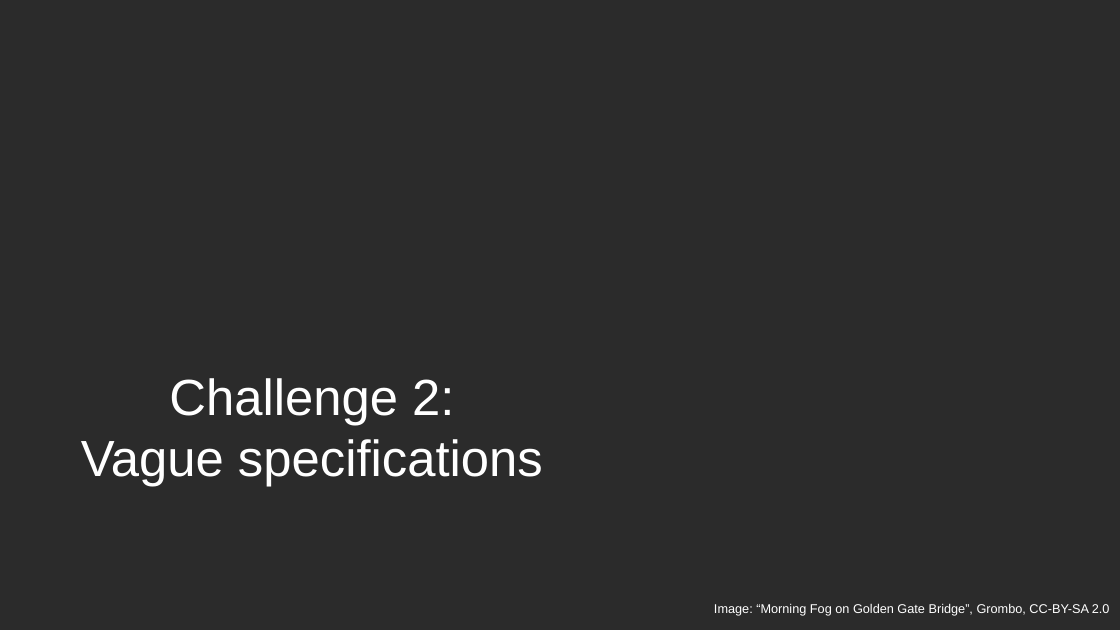
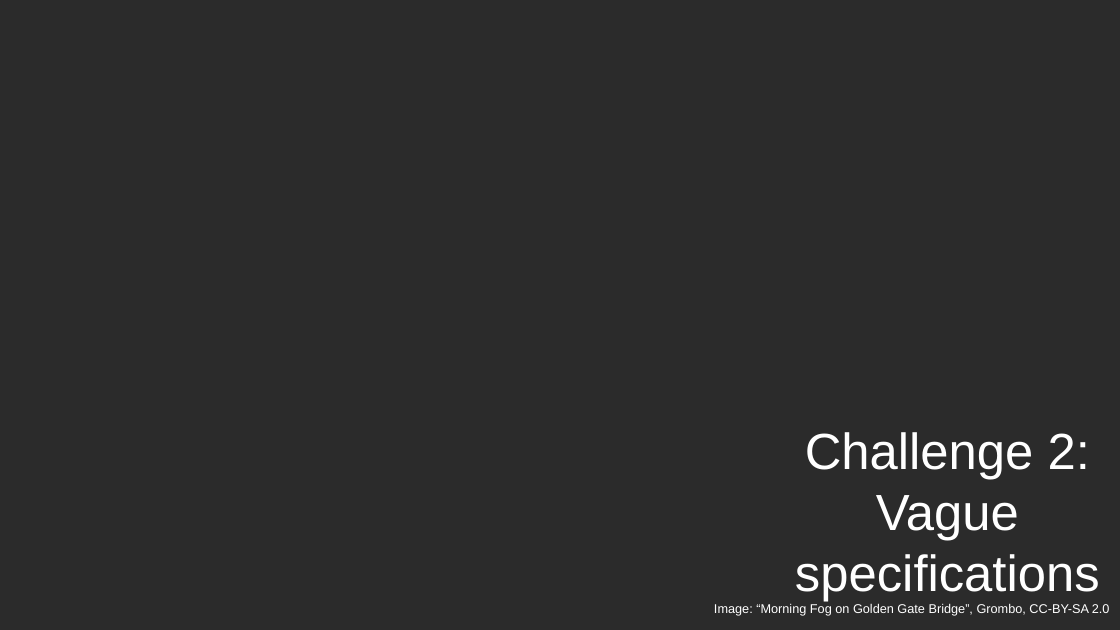
Before and after one commit to exasol/tutorials, a slide deck: slide 24 of estimating/estimating.odp. Drawn at 1120x630 pixels with LibreOffice and Linux fonts; fonts in the diff are those of the drawing; background and template pictures are left out; a plain dark background stands for a picture behind light text. Boxes give left, top, right and bottom in pixels: in the first picture for what was removed or moved away, otherwise in the second. Text is boxed around its words. In the diff, an @@ line names an element or a change of style, - is before the commit and + after.

Commit message:
#3: Fixed contrast on slide 24. Renamed "grooming" to "refinement".

```diff
--- a/estimating/estimating.odp
+++ b/estimating/estimating.odp
@@ subtitle "Challenge 2:" rewrapped from [81,378,543,487] to [795,432,1100,602] @@
```
Also in this commit, not shown: 1 other slide changed.
